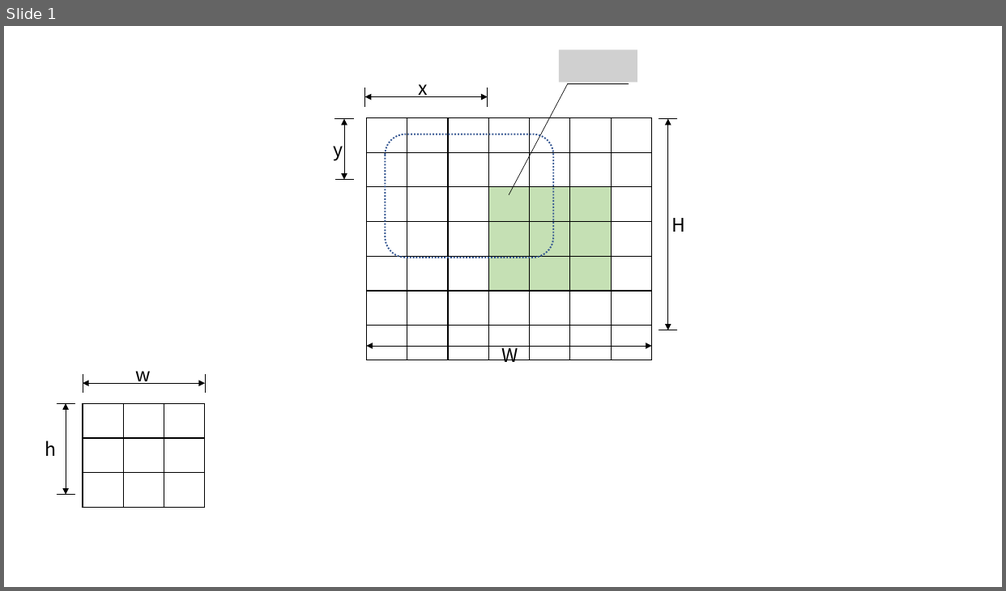
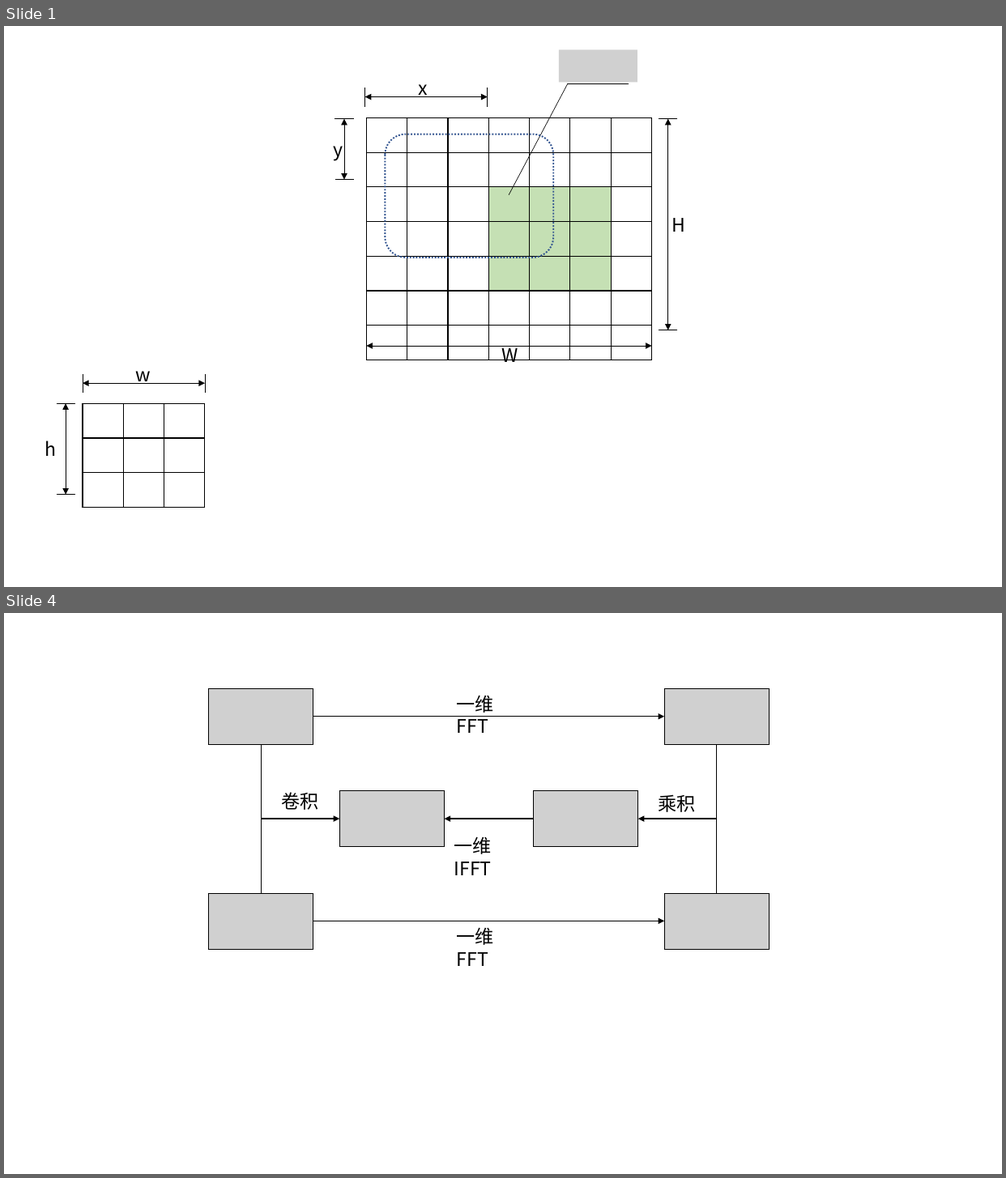
Before and after one commit to SJTUMichael/-, a slide deck: 演示文稿1.pptx. Shown one above the other, each under a label of ours: slide 1 before the commit, slides 1 and 4 after it; the slides between them are not shown. The pictures are 1006x591 and 1006x1178 pixels, drawn with LibreOffice and Linux fonts; fonts in the diff are those of the drawing; grey boxes stand for pictures. Boxes give left, top, right and bottom in pixels: in the first picture for what was removed or moved away, otherwise in the second. Text is boxed around its words. In the diff, an @@ line names an element or a change of style, - is before the commit and + after.

```diff
--- a/演示文稿1.pptx
+++ b/演示文稿1.pptx
@@ slide 4 added at [4,613,1002,1174], background #FFFFFF @@
@@ picture added at [208,688,313,744] @@
@@ text added at [457,695,494,733], 18 pt, text #000000 @@
+一维FFT
@@ picture added at [664,688,769,744] @@
@@ arrow added from (313, 717) to (664, 717), #000000 1 pt @@
@@ line added from (261, 745) to (261, 894), #000000 1 pt @@
@@ line added from (717, 745) to (717, 894), #000000 1 pt @@
@@ text added at [281,792,318,810], 18 pt, text #000000 @@
+卷积
@@ picture added at [339,791,444,846] @@
@@ picture added at [533,791,638,846] @@
@@ text added at [658,794,696,812], 18 pt, text #000000 @@
+乘积
@@ arrow added from (261, 819) to (339, 819), #000000 1 pt @@
@@ arrow added from (533, 819) to (444, 819), #000000 1 pt @@
@@ arrow added from (717, 819) to (638, 819), #000000 1 pt @@
@@ text added at [454,837,492,875], 18 pt, text #000000 @@
+一维IFFT
@@ picture added at [208,894,313,949] @@
@@ picture added at [664,894,769,949] @@
@@ arrow added from (313, 922) to (664, 922), #000000 1 pt @@
@@ text added at [457,927,494,966], 18 pt, text #000000 @@
+一维FFT
```
Also in this commit, not shown: 2 other slides added, 1 other file.
